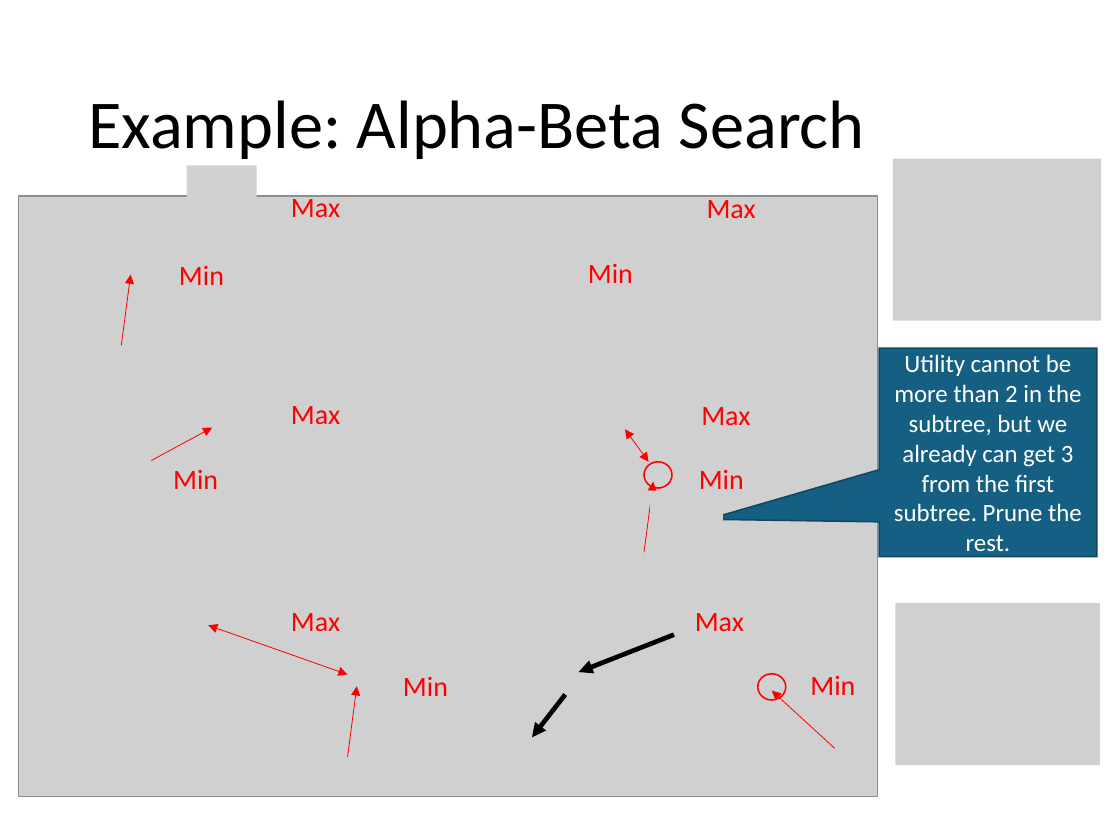
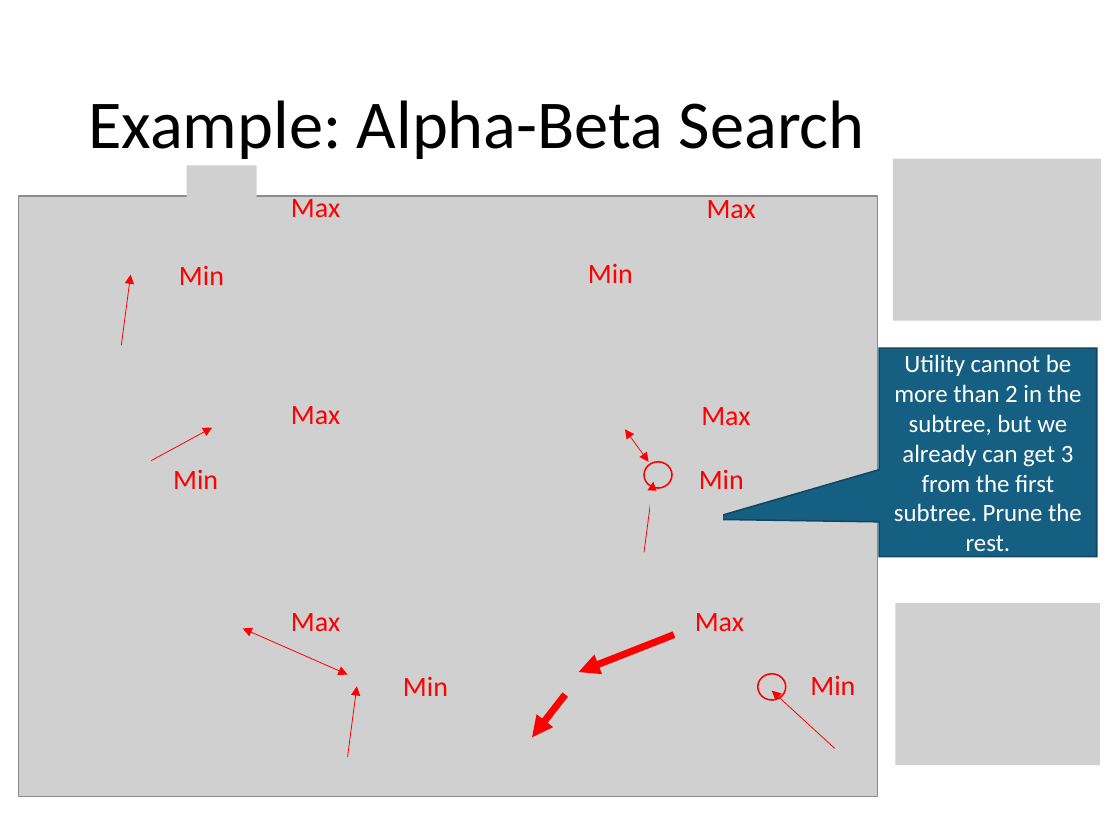
Before and after one commit to mhahsler/CS7320-AI, a slide deck: slide 23 of slides/05_games.pptx (slide 22 before the commit). Drawn at 1120x840 pixels with LibreOffice and Linux fonts; fonts in the diff are those of the drawing; grey boxes stand for pictures. Boxes give left, top, right and bottom in pixels: in the first picture for what was removed or moved away, otherwise in the second. Text is boxed around its words. In the diff, an @@ line names an element or a change of style, - is before the commit and + after.

```diff
--- a/slides/05_games.pptx
+++ b/slides/05_games.pptx
@@ picture removed at [177,600,259,634] @@
@@ double arrow moved from (208, 625) - (347, 674) to (243, 628) - (347, 674) @@
@@ arrow (674, 635) - (579, 672): stroke #000000 3 pt to #FF0000 4.5 pt @@
@@ arrow (566, 694) - (532, 737): stroke #000000 3 pt to #FF0000 4.5 pt @@
```
Also in this commit, not shown: 7 other slides changed, 1 slide added, 1 other file.
